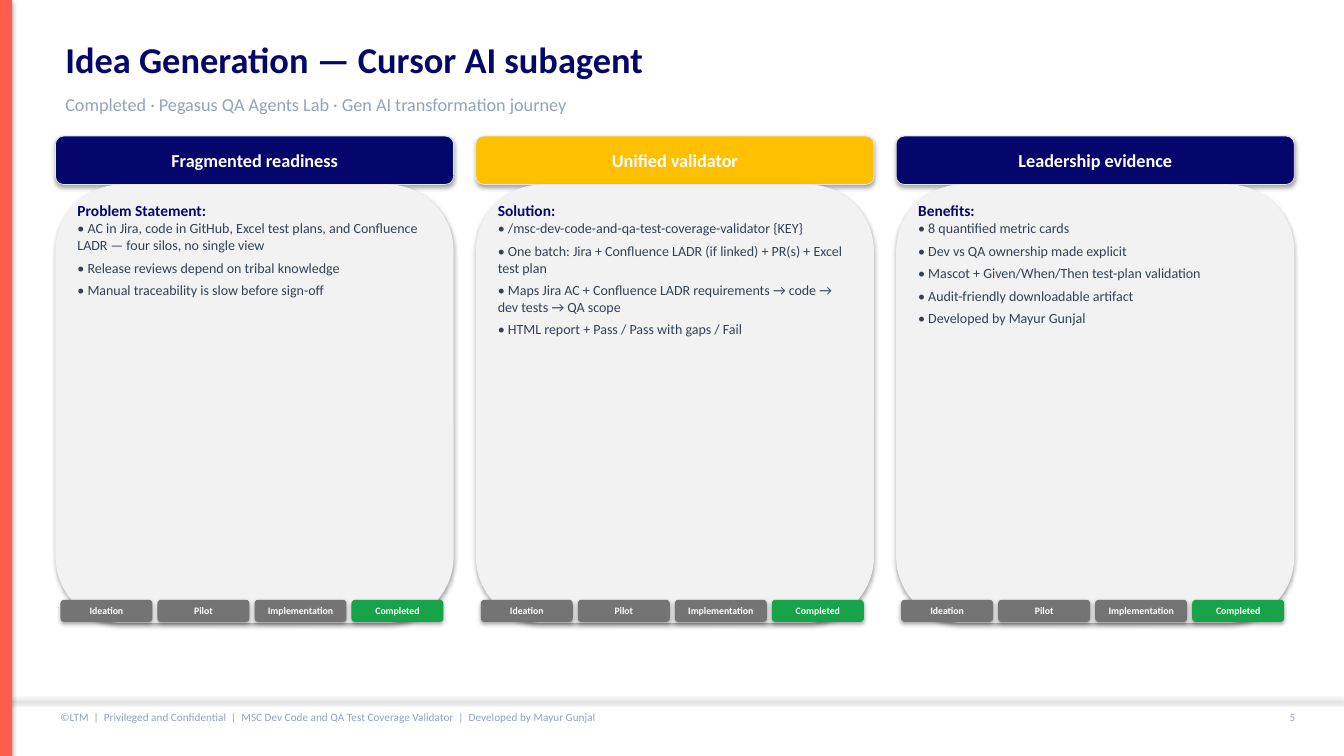
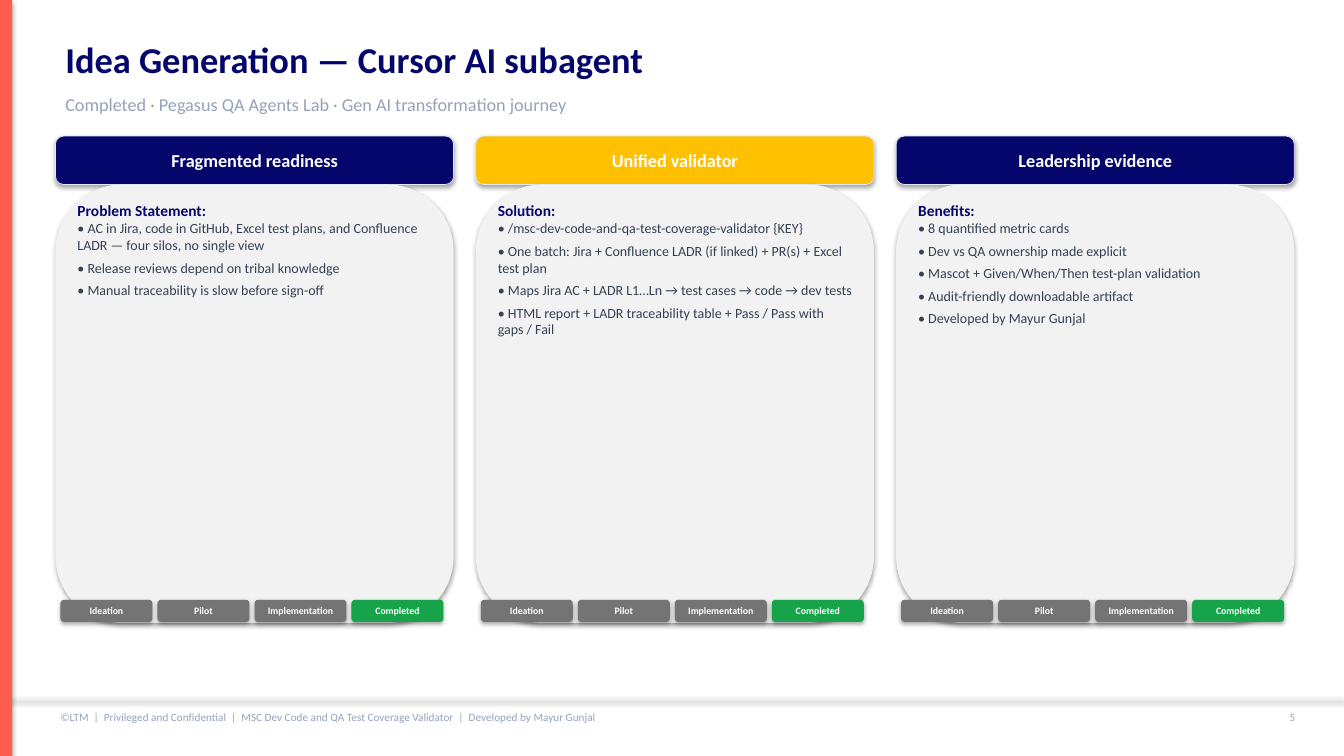
Before and after one commit to mgunjal11/pegasus-qa-agents-lab-copy, a slide deck: slide 6 of docs/MSC-Dev-Code-and-QA-Test-Coverage-Validator-Guide.pptx. Drawn at 1344x756 pixels with LibreOffice and Linux fonts; fonts in the diff are those of the drawing. Boxes give left, top, right and bottom in pixels: in the first picture for what was removed or moved away, otherwise in the second. Text is boxed around its words. In the diff, an @@ line names an element or a change of style, - is before the commit and + after.

```diff
--- a/docs/MSC-Dev-Code-and-QA-Test-Coverage-Validator-Guide.pptx
+++ b/docs/MSC-Dev-Code-and-QA-Test-Coverage-Validator-Guide.pptx
@@ text at bbox=[498, 285, 852, 337]: text changed @@
-• Maps Jira AC + Confluence LADR requirements → code → dev tests → QA scope
-• HTML report + Pass / Pass with gaps / Fail
+• Maps Jira AC + LADR L1…Ln → test cases → code → dev tests
+• HTML report + LADR traceability table + Pass / Pass with gaps / Fail
```
Also in this commit, not shown: 3 other slides changed, 9 other files.
